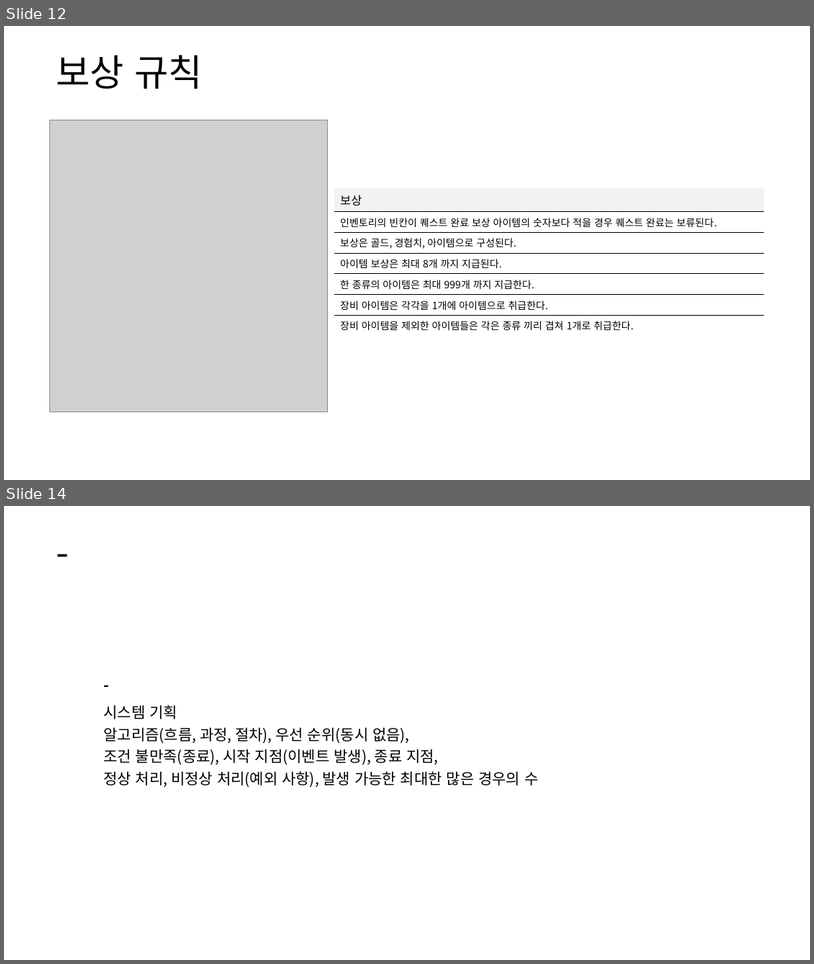
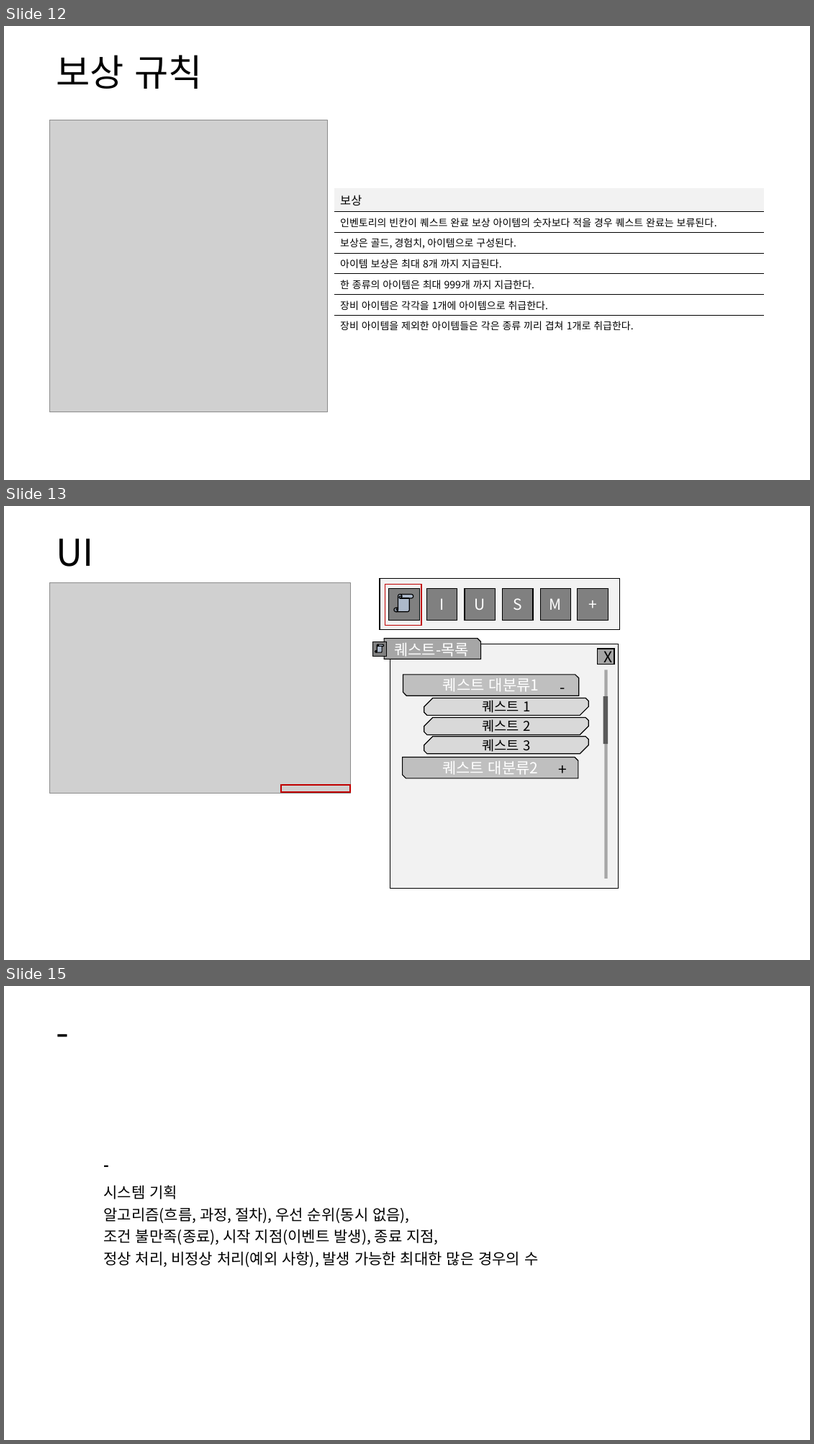
Before and after one commit to yjk0401/unityenginebasic_9th, a slide deck: 기획/방랑엽사전/퀘스트 시스템 기획서.pptx. Shown one above the other, each under a label of ours: slides 12 and 14 before the commit, slides 12, 13 and 15 after it; the slides between them are not shown. The pictures are 814x964 and 814x1444 pixels, drawn with LibreOffice and Linux fonts; fonts in the diff are those of the drawing; grey boxes stand for pictures. Boxes give left, top, right and bottom in pixels: in the first picture for what was removed or moved away, otherwise in the second. Text is boxed around its words. In the diff, an @@ line names an element or a change of style, - is before the commit and + after.

```diff
--- a/기획/방랑엽사전/퀘스트 시스템 기획서.pptx
+++ b/기획/방랑엽사전/퀘스트 시스템 기획서.pptx
@@ slide 13 added at [4, 506, 810, 960], background #FFFFFF @@
@@ text added at [56, 538, 93, 566], 44 pt, text #000000 @@
+UI
@@ picture added at [50, 583, 351, 793] @@
@@ rectangle added at [380, 579, 620, 630], fill #F2F2F2, outline #000000 1 pt @@
@@ rectangle added at [385, 584, 422, 626], outline #C00000 1.25 pt @@
@@ rectangle added at [389, 588, 419, 620], fill #808080, outline #000000 1 pt @@
@@ rectangle added at [427, 588, 457, 620], fill #808080, outline #000000 1 pt, 18 pt, text #FFFFFF @@
+I
@@ rectangle added at [465, 588, 495, 620], fill #808080, outline #000000 1 pt, 18 pt, text #FFFFFF @@
+U
@@ rectangle added at [503, 588, 533, 620], fill #808080, outline #000000 1 pt, 18 pt, text #FFFFFF @@
+S
@@ rectangle added at [540, 588, 571, 620], fill #808080, outline #000000 1 pt, 18 pt, text #FFFFFF @@
+M
@@ rectangle added at [578, 588, 608, 620], fill #808080, outline #000000 1 pt, 18 pt, text #FFFFFF @@
++
@@ vertical scroll added at [394, 595, 414, 612], fill #ADB9CA, outline #000000 1 pt @@
@@ rectangle added at [373, 641, 386, 656], fill #808080, outline #000000 1 pt @@
@@ vertical scroll added at [376, 644, 384, 652], fill #ADB9CA, outline #000000 1 pt @@
@@ snip rect added at [384, 638, 481, 659], fill #A6A6A6, outline #000000 1 pt, 18 pt, text #FFFFFF @@
+퀘스트-목록
@@ rectangle added at [390, 644, 619, 888], fill #F2F2F2, outline #000000 1 pt @@
@@ rectangle added at [598, 649, 615, 664], fill #A6A6A6, outline #000000 1 pt, 18 pt, text #000000 @@
+X
@@ snip diag rect added at [404, 674, 579, 695], fill #BFBFBF, outline #000000 1 pt, 18 pt, text #FFFFFF @@
+퀘스트 대분류1
@@ rectangle added at [604, 670, 608, 879], fill #A6A6A6 @@
@@ snip diag rect added at [424, 698, 589, 715], fill #D9D9D9, outline #000000 1 pt, 16 pt, text #000000 @@
+퀘스트 1
@@ snip diag rect added at [551, 682, 575, 693], fill #BFBFBF, 18 pt, text #000000 @@
+-
@@ rectangle added at [604, 696, 608, 744], fill #595959 @@
@@ snip diag rect added at [424, 717, 589, 734], fill #D9D9D9, outline #000000 1 pt, 16 pt, text #000000 @@
+퀘스트 2
@@ snip diag rect added at [424, 736, 589, 754], fill #D9D9D9, outline #000000 1 pt, 16 pt, text #000000 @@
+퀘스트 3
@@ snip diag rect added at [403, 757, 579, 778], fill #BFBFBF, outline #000000 1 pt, 18 pt, text #FFFFFF @@
+퀘스트 대분류2
@@ snip diag rect added at [551, 763, 575, 775], fill #BFBFBF, 18 pt, text #000000 @@
++
@@ rectangle added at [282, 785, 350, 792], outline #C00000 1.25 pt @@
@@ what was slide 14 is now slide 15 @@
```
Also in this commit, not shown: 1 other slide added, 1 slide removed, 2 other files.
